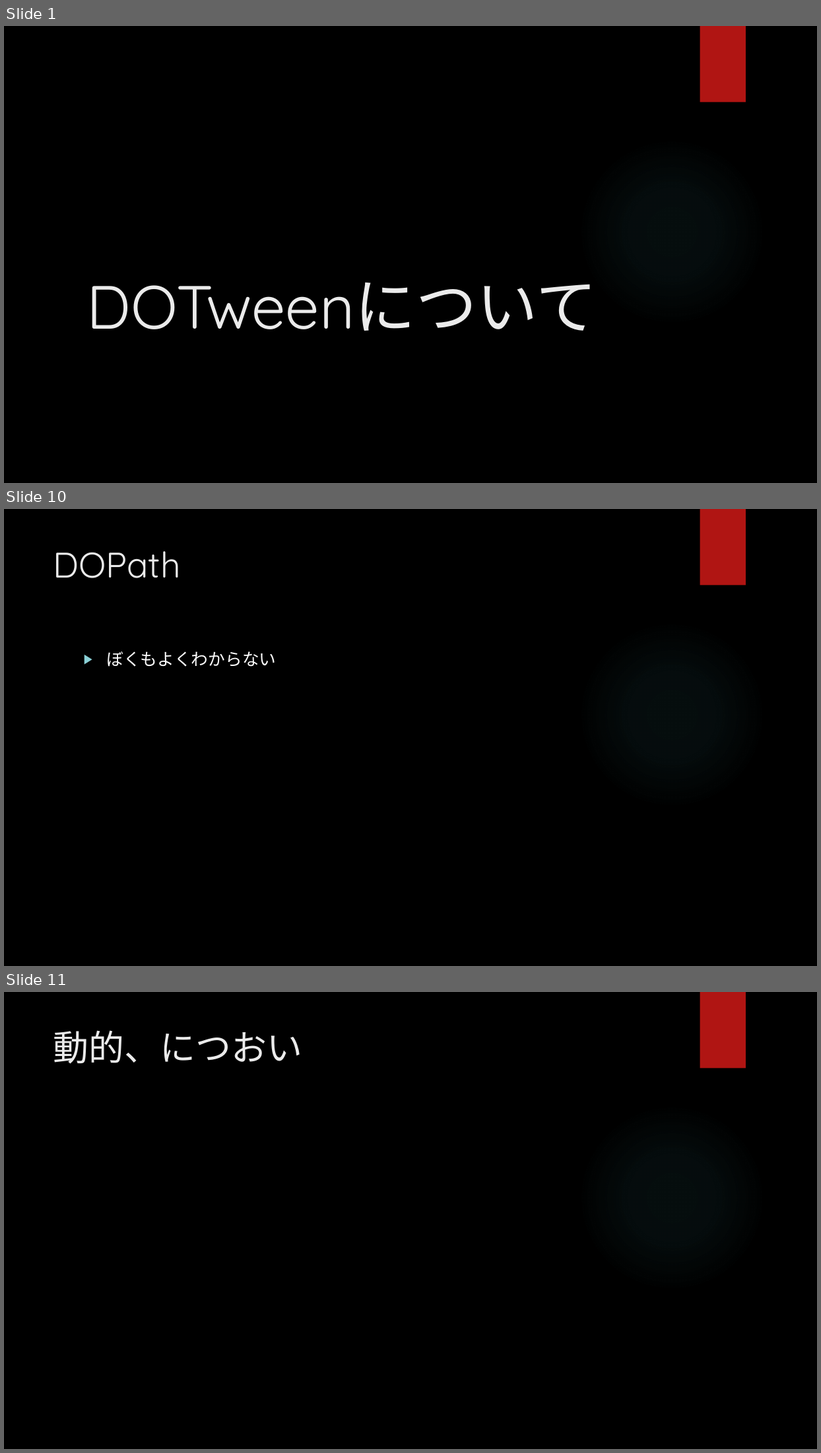
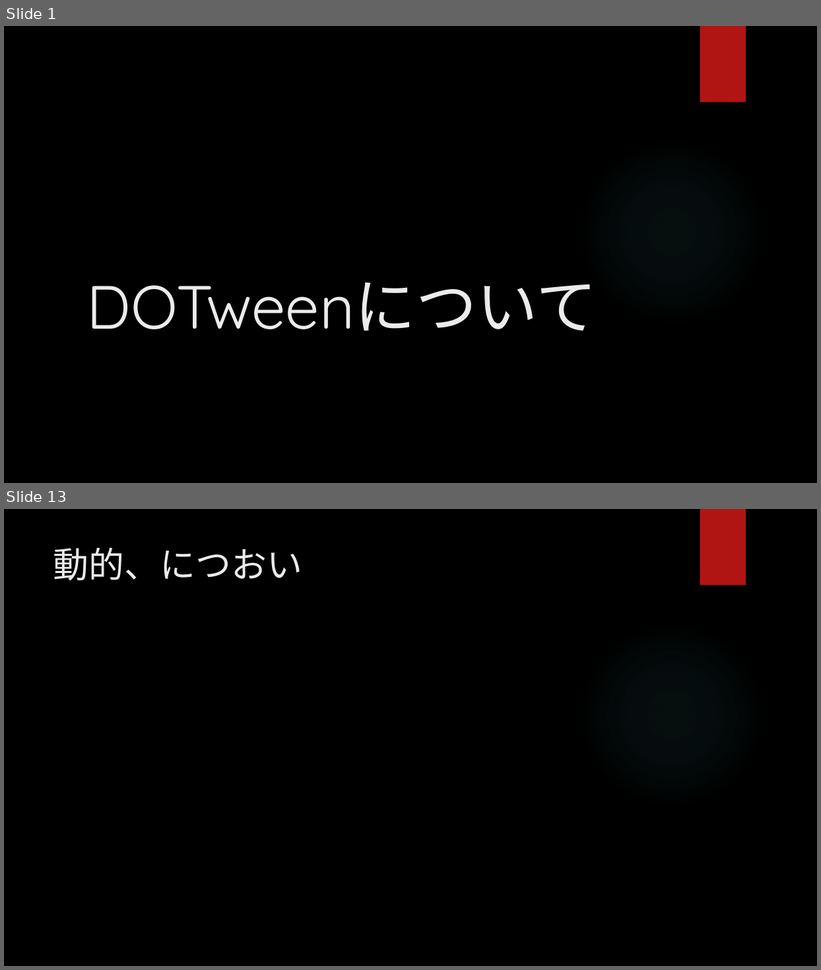
Before and after one commit to hopesnow/Study, a slide deck: RHStudy/Documents/プレゼンテーション1.pptx. Shown one above the other, each under a label of ours: slides 1, 10 and 11 before the commit, slides 1 and 13 after it; the slides between them are not shown. The pictures are 821x1453 and 821x970 pixels, drawn with LibreOffice and Linux fonts; fonts in the diff are those of the drawing; background and template pictures are left out. Boxes give left, top, right and bottom in pixels: in the first picture for what was removed or moved away, otherwise in the second. Text is boxed around its words. In the diff, an @@ line names an element or a change of style, - is before the commit and + after.

```diff
--- a/RHStudy/Documents/プレゼンテーション1.pptx
+++ b/RHStudy/Documents/プレゼンテーション1.pptx
@@ slide 10 removed at (4,509,817,966), background picture (left out); not listed: 2 template elements that a slide beside it also shows @@
@@ title removed at (54,551,181,578) @@
-DOPath
@@ text removed at (106,652,276,667) @@
-▶ ぼくもよくわからない
@@ what was slide 11 is now slide 13 @@
```
Also in this commit, not shown: 7 slides changed, 4 slides added, 1 other slide removed, 1 other file.
